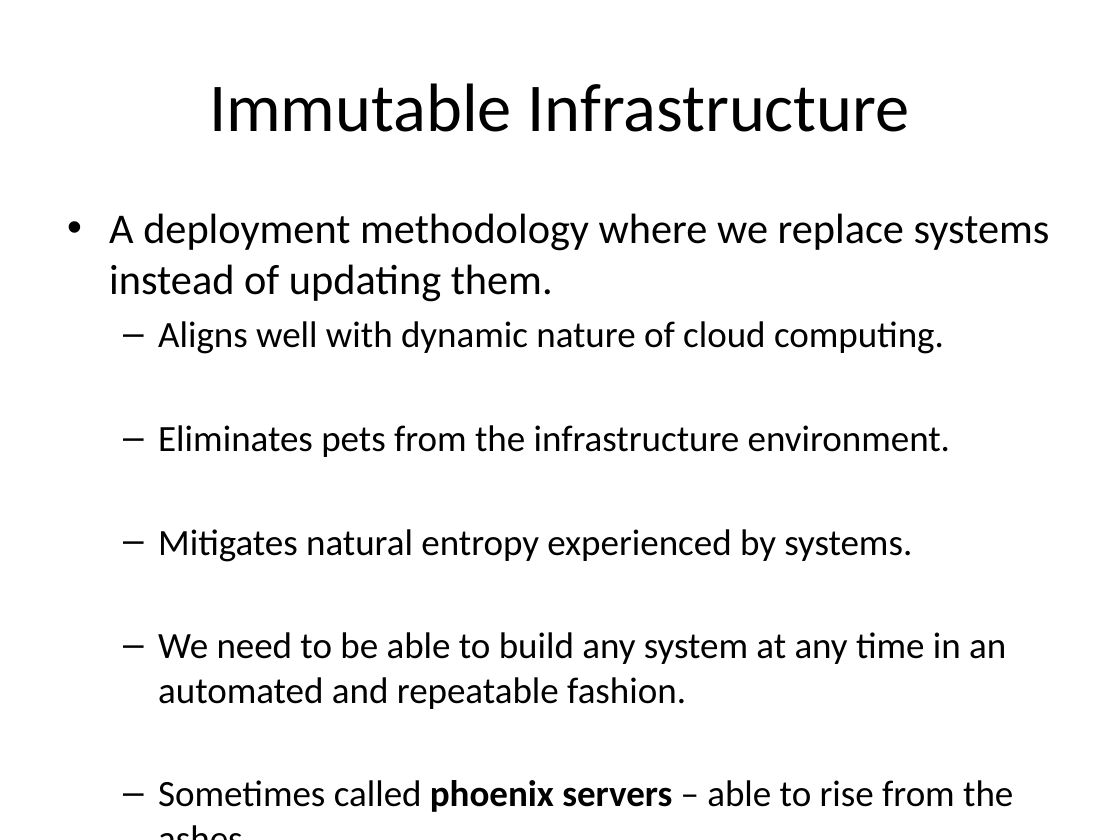
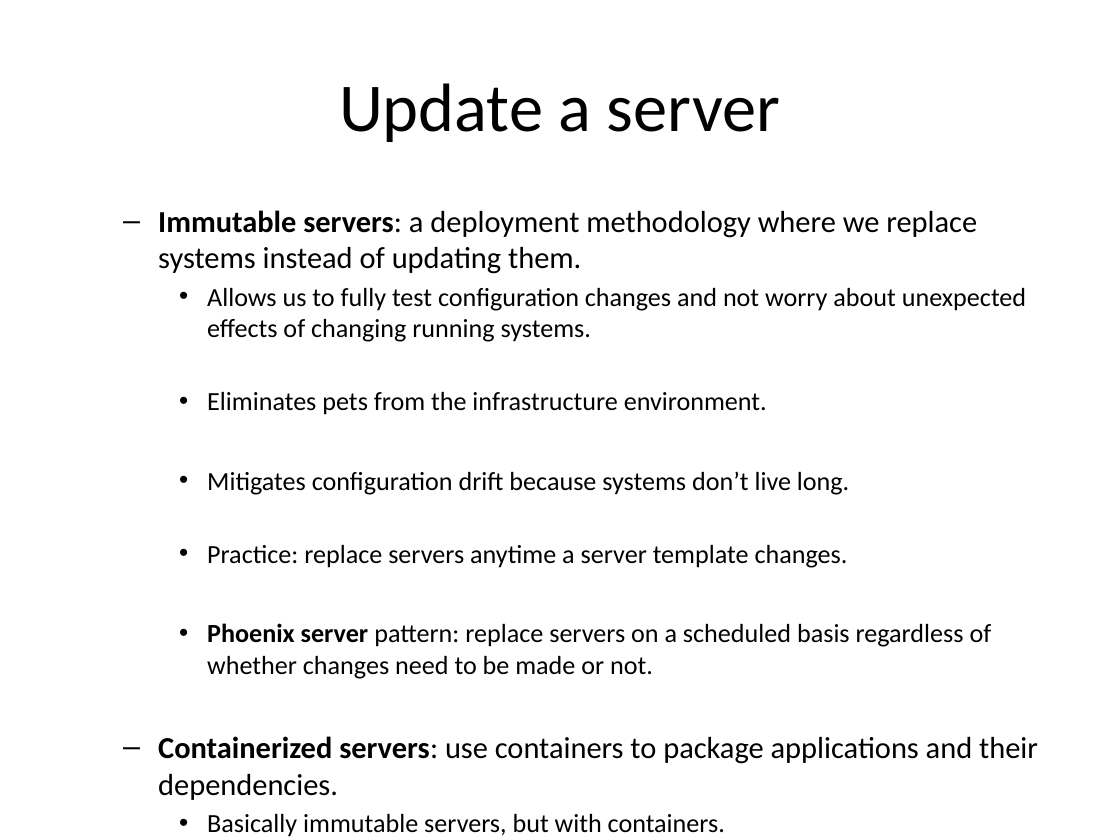
Before and after one commit to jasondbaker/infrastructure-class, a slide deck: slide 15 of lectures/infrastructure-week-10.pptx (slide 9 before the commit). Drawn at 1120x840 pixels with LibreOffice and Linux fonts; fonts in the diff are those of the drawing. Boxes give left, top, right and bottom in pixels: in the first picture for what was removed or moved away, otherwise in the second. Text is boxed around its words. In the diff, an @@ line names an element or a change of style, - is before the commit and + after.

```diff
--- a/lectures/infrastructure-week-10.pptx
+++ b/lectures/infrastructure-week-10.pptx
@@ title at [339,83,780,142]: text changed @@
-Immutable Infrastructure
+Update a server
@@ text at [158,210,1026,342]: text changed; size 27.2 to 16.8 pt @@
-• A deployment methodology where we replace systems instead of updating them.
-  – Aligns well with dynamic nature of cloud computing.
+  – Immutable servers: a deployment methodology where we replace systems instead of updating them.
+    • Allows us to fully test configuration changes and not worry about unexpected effects of changing running systems.
@@ text at [207,392,767,415]: size 23.8 to 16.8 pt in "Eliminates pets from the infrastructure environment."; bullet – to •; list level 2 to 3 in "Eliminates pets from the infrastructure ..." @@
@@ text at [158,471,1038,764]: text changed; size 23.8 to 16.8 pt @@
-  – Mitigates natural entropy experienced by systems.
-  – We need to be able to build any system at any time in an automated and repeatable fashion.
-  – Sometimes called phoenix servers – able to rise from the ashes.
+    • Mitigates configuration drift because systems don’t live long.
+    • Practice: replace servers anytime a server template changes.
+    • Phoenix server pattern: replace servers on a scheduled basis regardless of whether changes need to be made or not.
+  – Containerized servers: use containers to package applications and their dependencies.
+    • Basically immutable servers, but with containers.
```
Also in this commit, not shown: 2 other slides changed, 4 slides added, 3 other files.
